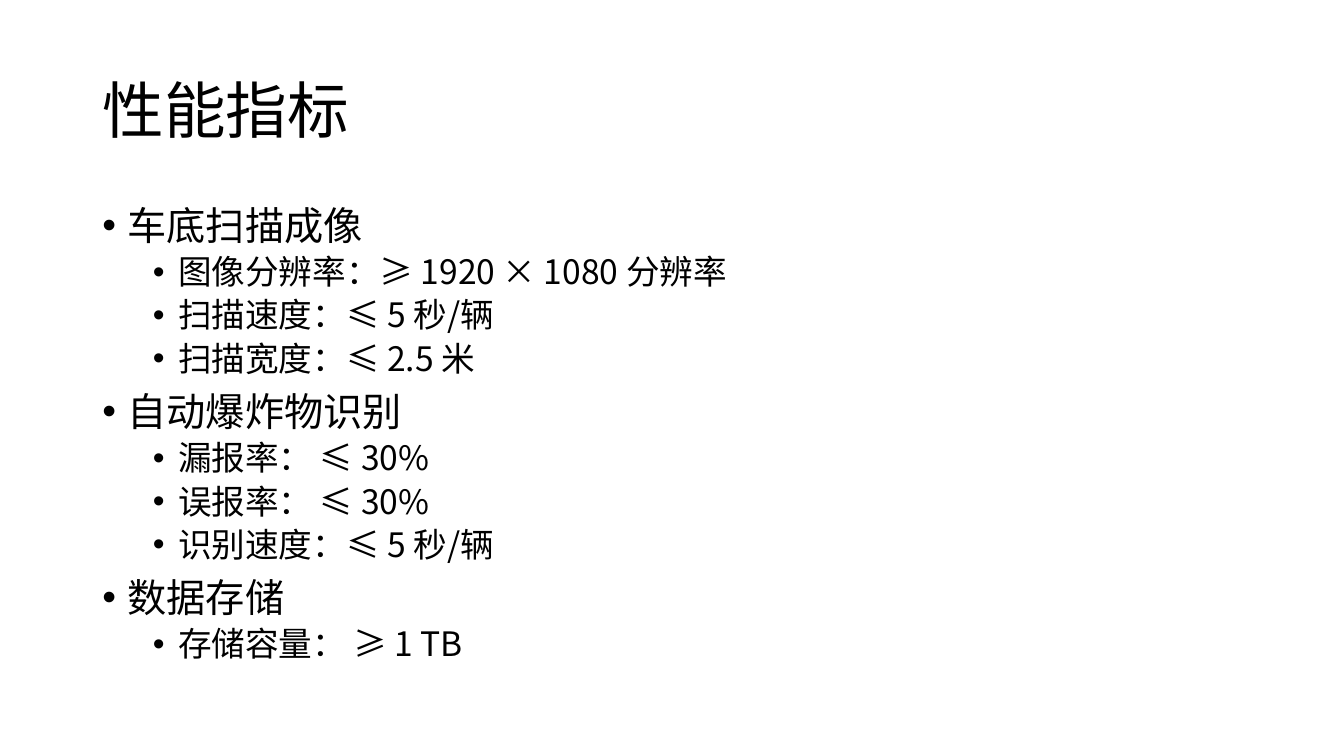
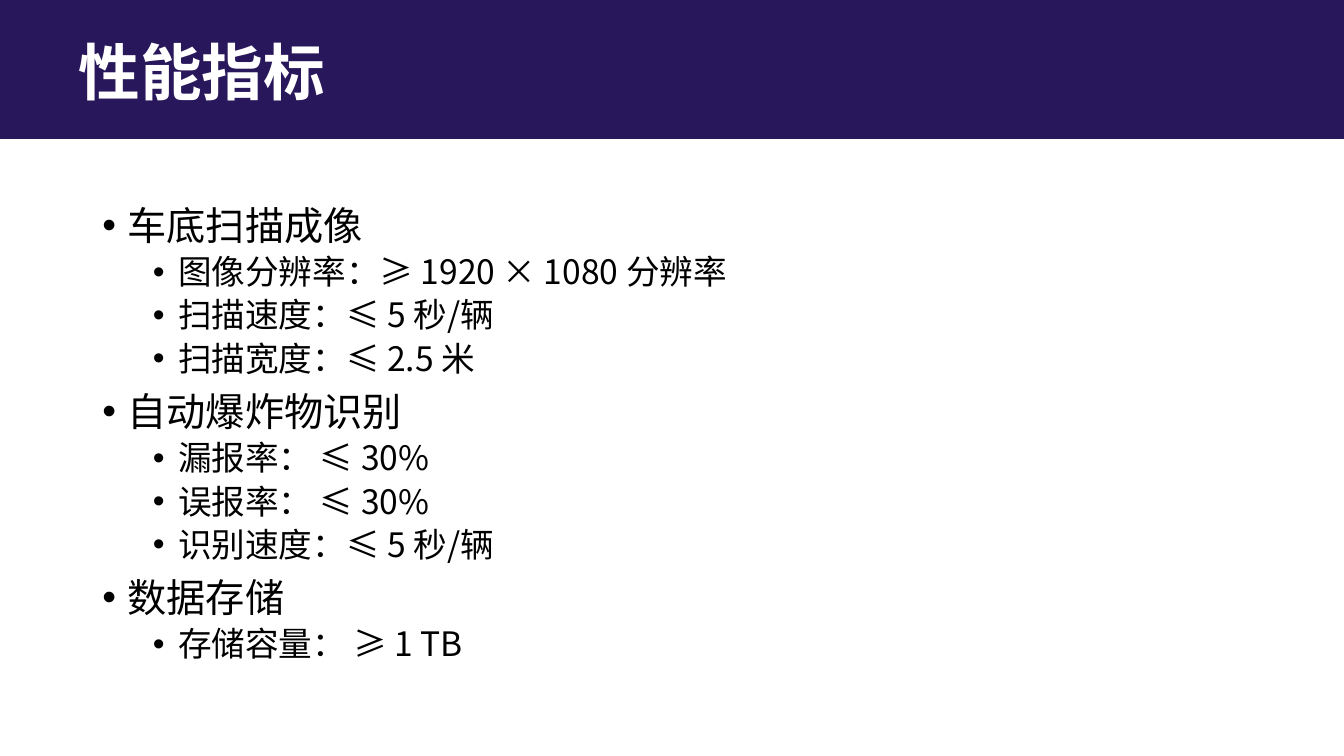
Before and after one commit to lizhenbang56/Papers, a slide deck: slide 9 of papers/车底检测/车底爆炸物检测装置产品立项报告.pptx (slide 12 before the commit). Drawn at 1344x756 pixels with LibreOffice and Linux fonts; fonts in the diff are those of the drawing. Boxes give left, top, right and bottom in pixels: in the first picture for what was removed or moved away, otherwise in the second. Text is boxed around its words. In the diff, an @@ line names an element or a change of style, - is before the commit and + after.

```diff
--- a/papers/车底检测/车底爆炸物检测装置产品立项报告.pptx
+++ b/papers/车底检测/车底爆炸物检测装置产品立项报告.pptx
@@ rectangle added at bbox=[0, 0, 1344, 139], fill #29175B @@
@@ title "性能指标": place and size @@
-title "性能指标" at bbox=[102, 81, 348, 138]
+title "性能指标" at bbox=[79, 42, 325, 101]
@@ title "性能指标" at bbox=[79, 42, 325, 101]: text colour #000000 to #FFFFFF, bold on @@
```
Also in this commit, not shown: 32 other slides changed, 3 slides added, 10 other files.
